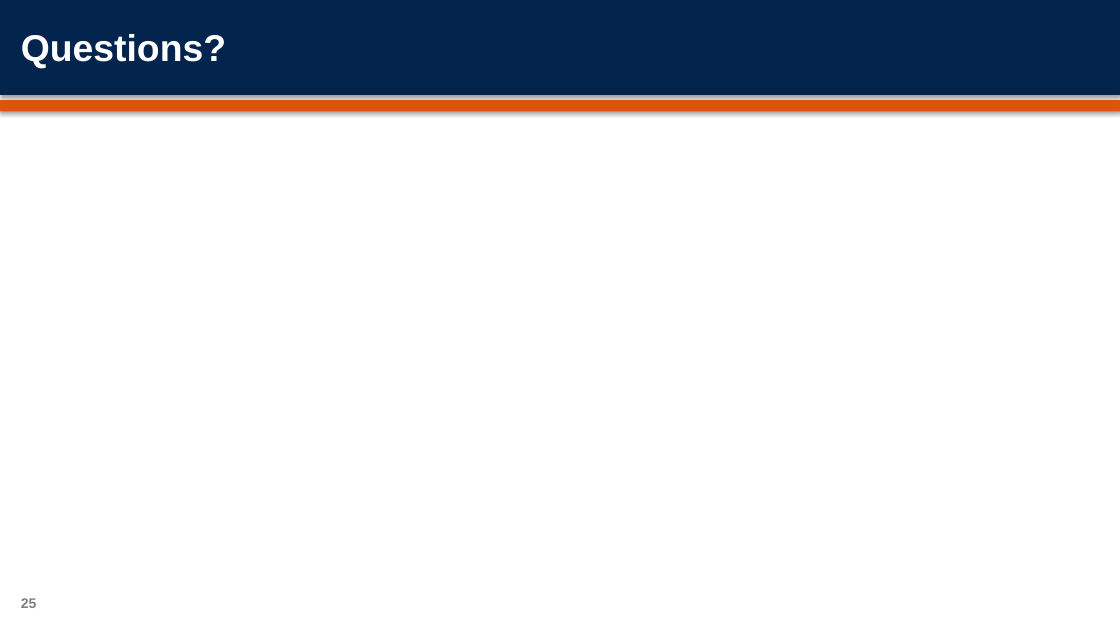
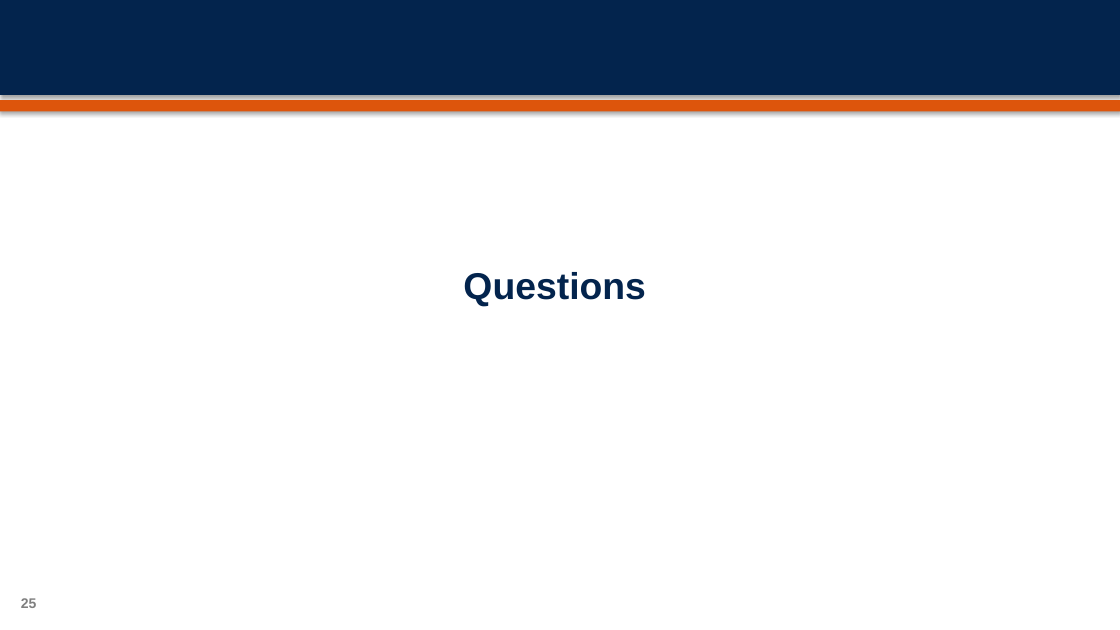
Before and after one commit to orenmillerrr/Optimal-Final-Project, a slide deck: slide 25 of report/OptimalFinalPresentation.pptx. Drawn at 1120x630 pixels with LibreOffice and Linux fonts; fonts in the diff are those of the drawing; background and template pictures are left out. Boxes give left, top, right and bottom in pixels: in the first picture for what was removed or moved away, otherwise in the second. Text is boxed around its words. In the diff, an @@ line names an element or a change of style, - is before the commit and + after.

```diff
--- a/report/OptimalFinalPresentation.pptx
+++ b/report/OptimalFinalPresentation.pptx
@@ title at (x1=463, y1=272, x2=645, y2=307): text changed; text colour #FFFFFF to #03244D @@
-Questions?
+Questions
```
Also in this commit, not shown: 1 other slide changed, 1 other file.
